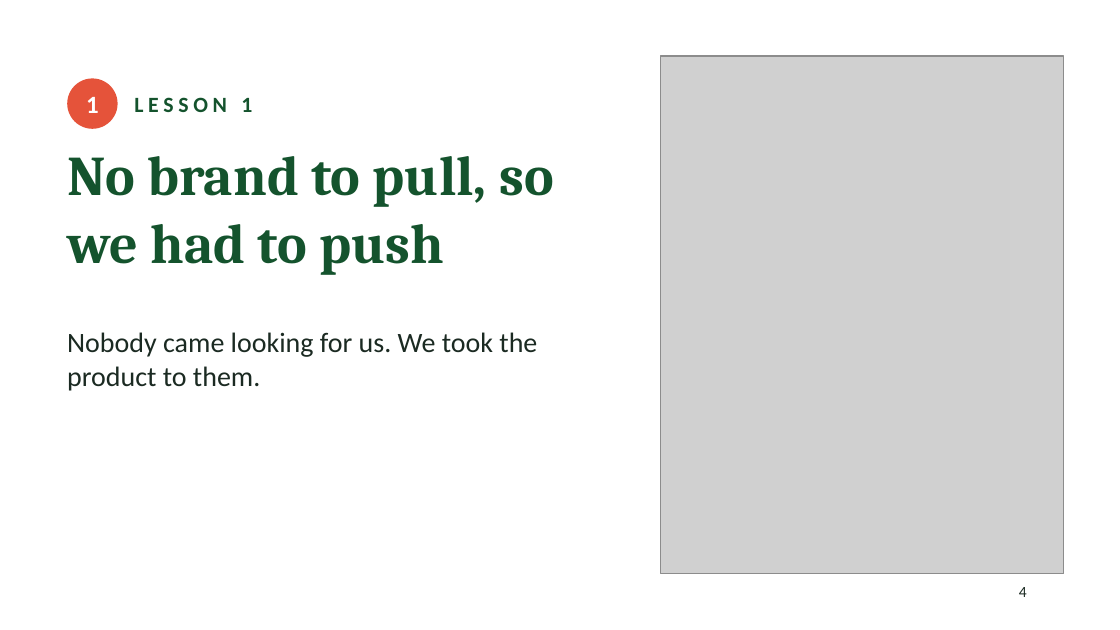
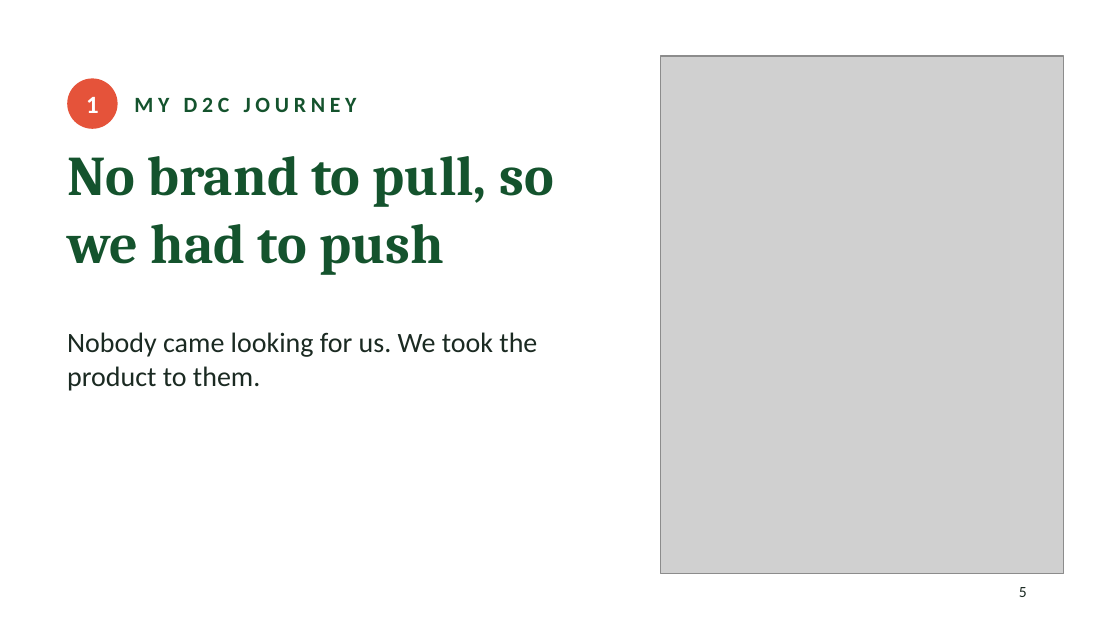
Before and after one commit to geetikamehta-aspora/aspora-social, a slide deck: slide 5 of d2c-lecture/D2C_Lecture.pptx (slide 4 before the commit). Drawn at 1120x630 pixels with LibreOffice and Linux fonts; fonts in the diff are those of the drawing; grey boxes stand for pictures. Boxes give left, top, right and bottom in pixels: in the first picture for what was removed or moved away, otherwise in the second. Text is boxed around its words. In the diff, an @@ line names an element or a change of style, - is before the commit and + after.

```diff
--- a/d2c-lecture/D2C_Lecture.pptx
+++ b/d2c-lecture/D2C_Lecture.pptx
@@ text at <box>134,97,357,112</box>: text changed @@
-LESSON 1
+MY D2C JOURNEY
@@ page number at <box>1019,587,1027,597</box>: text changed @@
-4
+5
```
Also in this commit, not shown: 4 other slides changed, 5 slides added, 1 slide removed.
